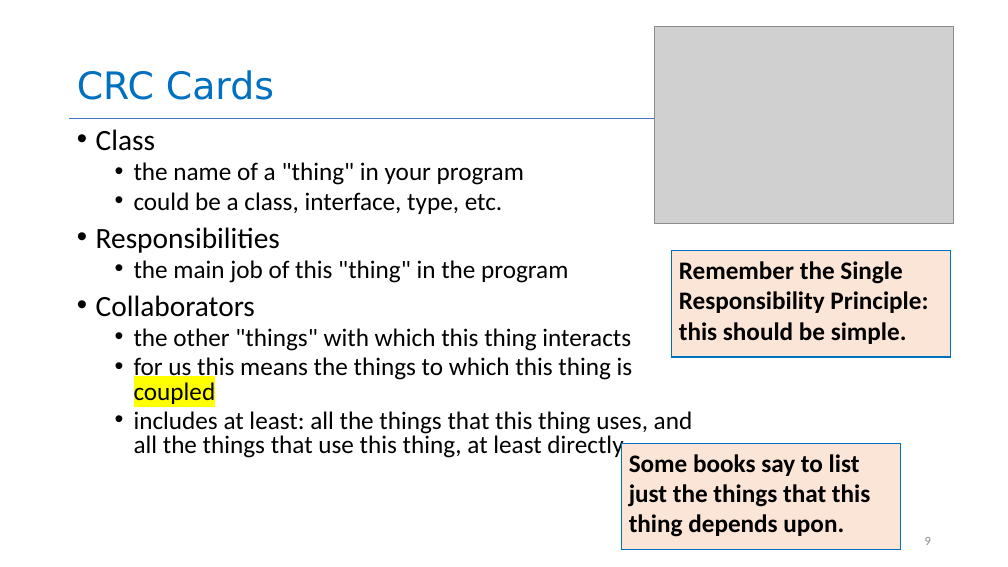
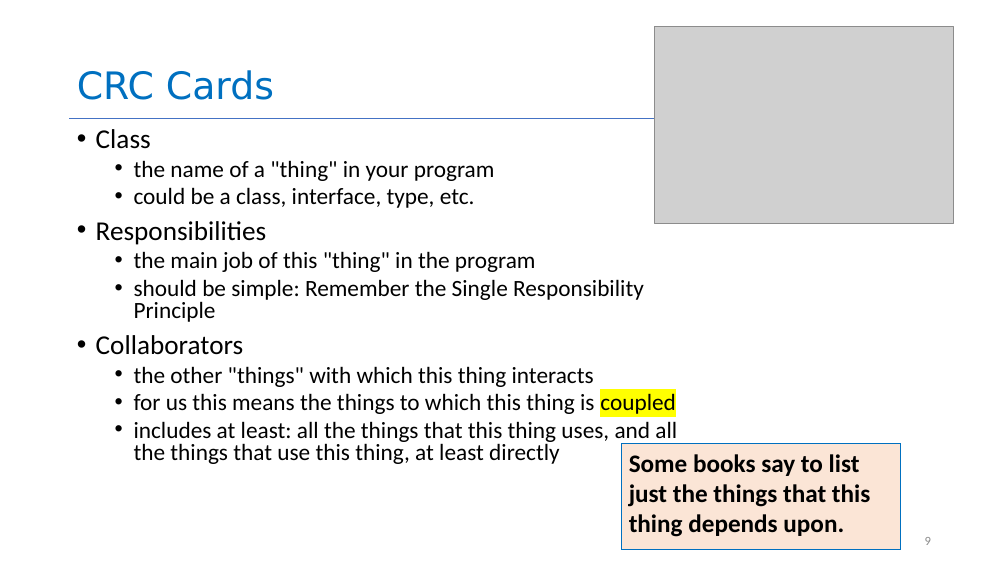
Before and after one commit to neu-se/CS4530-CS5500-Spring-2021, a slide deck: slide 9 of Slides/Lesson 2.1 Documenting Your Design.pptx. Drawn at 1008x567 pixels with LibreOffice and Linux fonts; fonts in the diff are those of the drawing; grey boxes stand for pictures. Boxes give left, top, right and bottom in pixels: in the first picture for what was removed or moved away, otherwise in the second. Text is boxed around its words. In the diff, an @@ line names an element or a change of style, - is before the commit and + after.

```diff
--- a/Slides/Lesson 2.1 Documenting Your Design.pptx
+++ b/Slides/Lesson 2.1 Documenting Your Design.pptx
@@ text at <box>96,129,677,464</box>: size 28 to 25.9 pt in "Class", "Responsibilities", "Collaborators"; size 24 to 22.2 pt in "the name of a "thing" in your ...", "could be a class, interface, type, etc.", "the main job of this "thing" in ...", "the other "things" with which this thing ..." and 2 more places @@
@@ rectangle removed at <box>671,251,951,358</box> @@
-Remember the Single Responsibility Principle: this should be simple.
@@ text at <box>134,279,644,322</box>: paragraph added @@
+  • should be simple: Remember the Single Responsibility Principle
```
Also in this commit, not shown: 4 other slides changed, 6 slides added, 3 other files.
